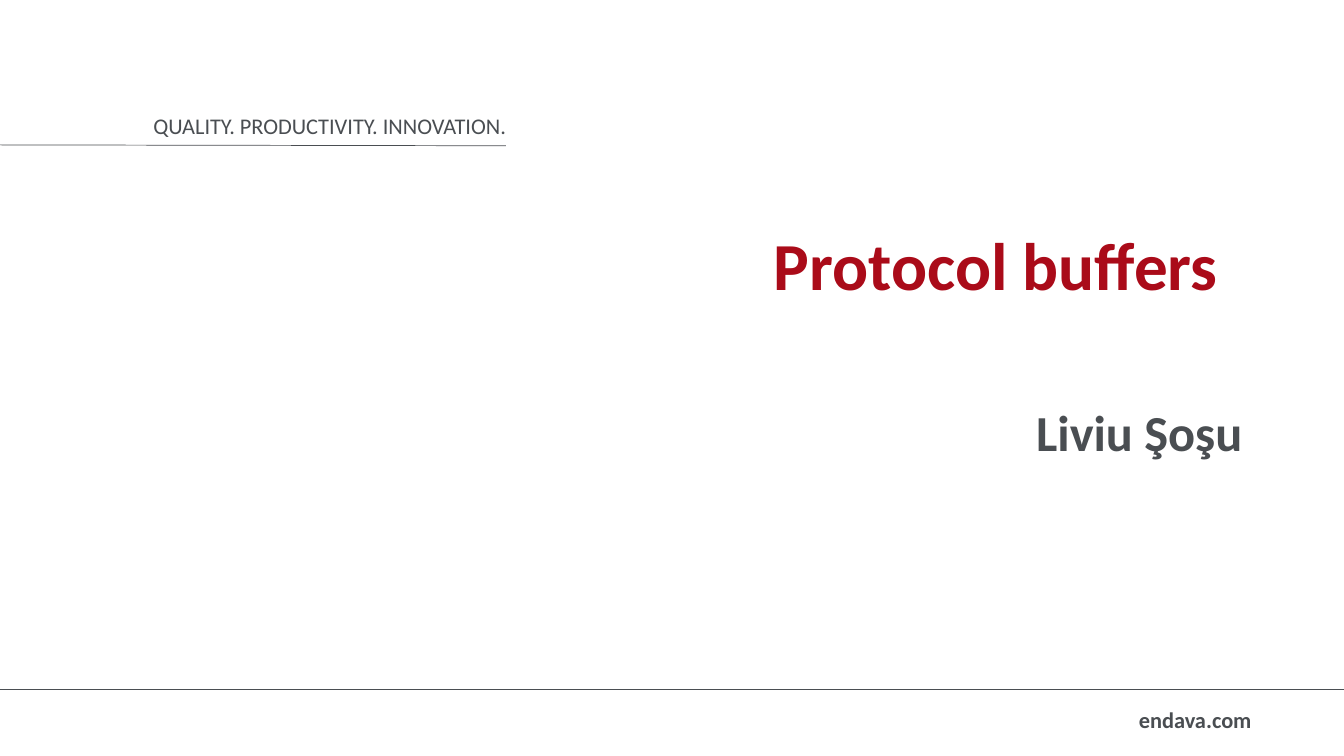
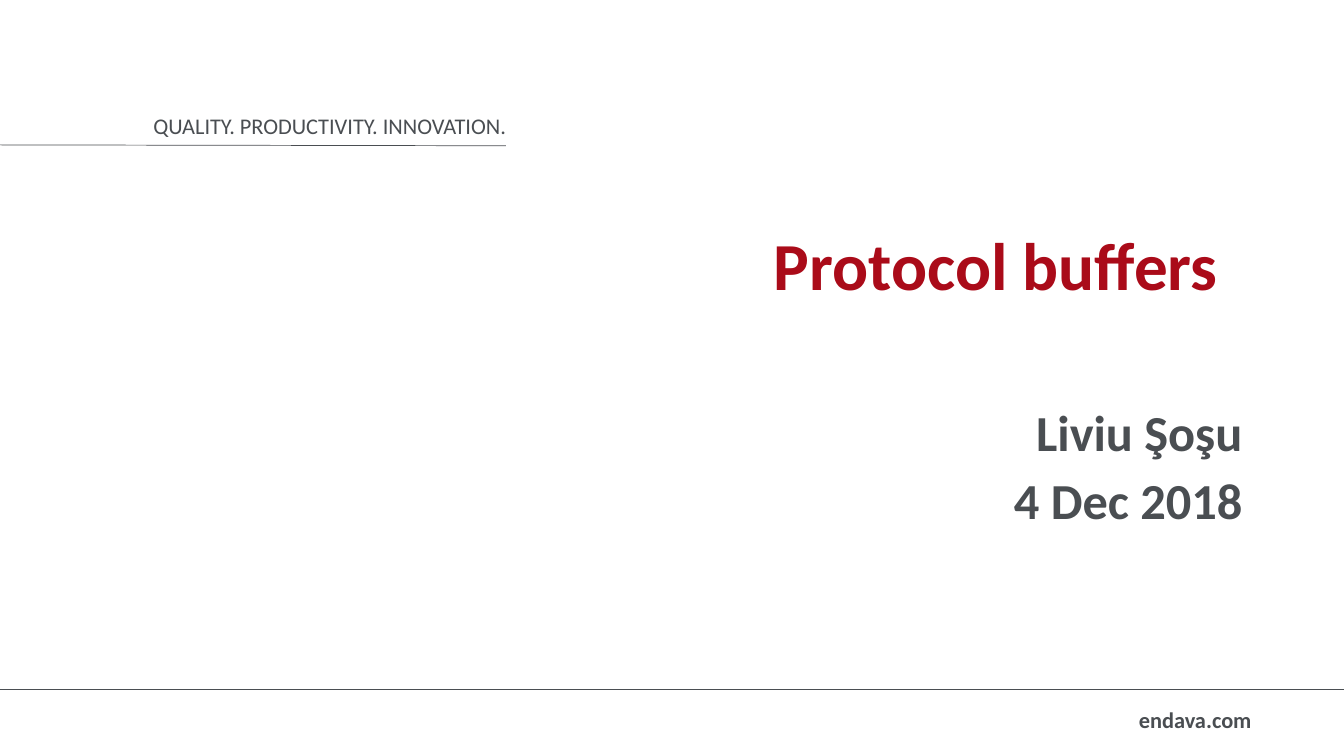
Before and after one commit to LiviuSosu/Serialization, a slide deck: slide 1 of Protocol buffers.pptx. Drawn at 1344x756 pixels with LibreOffice and Linux fonts; fonts in the diff are those of the drawing; background and template pictures are left out. Boxes give left, top, right and bottom in pixels: in the first picture for what was removed or moved away, otherwise in the second. Text is boxed around its words. In the diff, an @@ line names an element or a change of style, - is before the commit and + after.

Commit message:
Updated the presentation

```diff
--- a/Protocol buffers.pptx
+++ b/Protocol buffers.pptx
@@ subtitle at (1014, 484, 1242, 520): paragraph added @@
+4 Dec 2018
```
